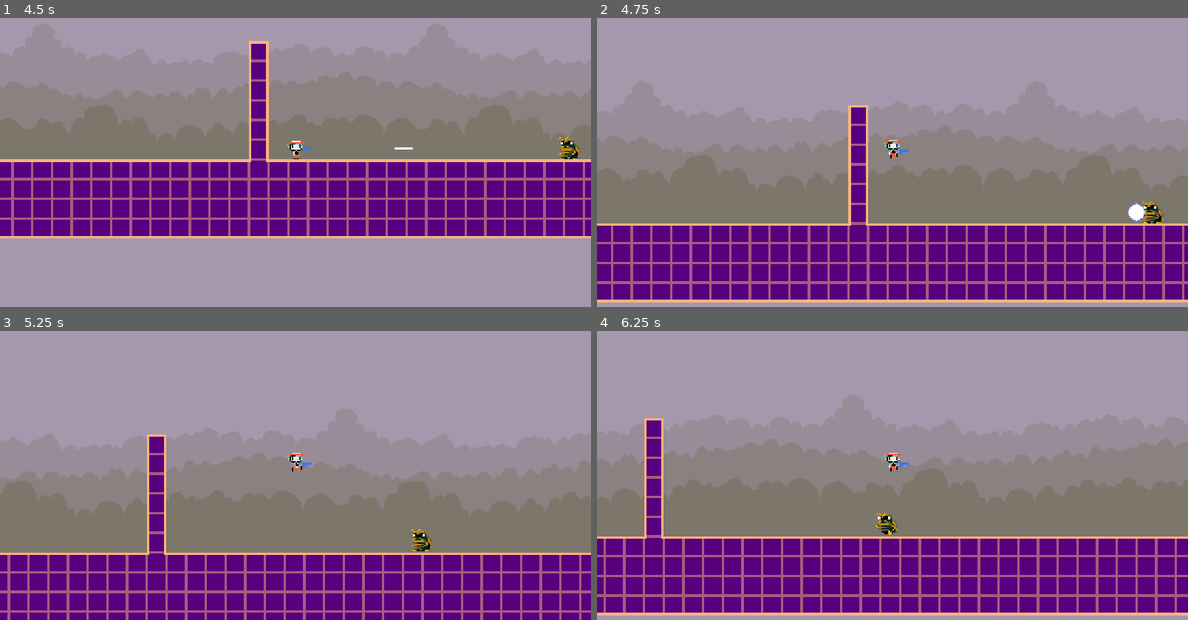
Above: before the commit, frames 1-4 (two rows, left to right).
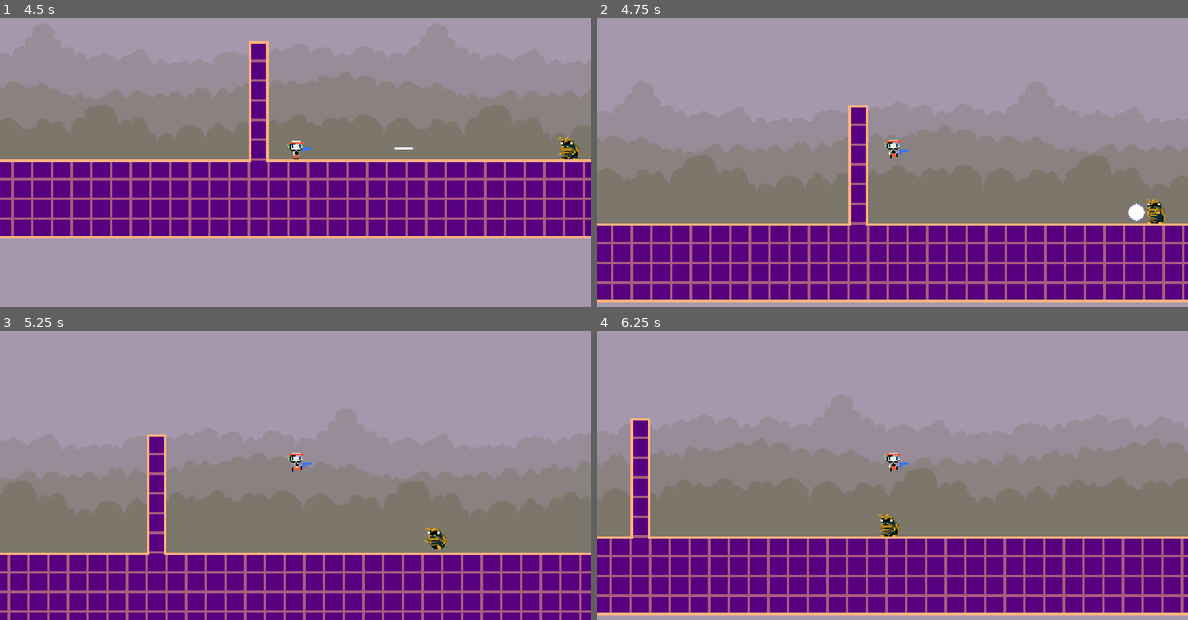
Above: after the commit, the same moments.

Repository: yashparab17/skyventure-revamped
Game: Godot game, scene res://scenes/areas/area_1.tscn
Same seed, same stepped clock (60 frames per second), same inputs: the game is played once before the commit and once after it.
Inputs:
- Up to frame 1 (4.5 s): hold D (move_right) 0.53-2.03 s; tap Z (shoot) every 0.75 s from 0.6 to 4.35 s; tap Space (jump) at 0.77, 1.52, 3.02, 3.77 s; hold A (move_left) 2.03-4.28 s; hold D (move_right) from 4.28 s (still down)
- Up to frame 2 (4.75 s): keep holding D (move_right); tap Space (jump) at 4.52 s
- Up to frame 3 (5.25 s): keep holding D (move_right); tap Z (shoot) at 5.1 s
- Up to frame 4 (6.25 s): keep holding D (move_right); tap Z (shoot) at 5.85 s; tap Space (jump) at 6.02 s

Frame 1 is identical in both runs. In frame 2, 0.2% of the frame differs, in the area x 92-97%, y 62-72%; in frame 3, 0.4%; in frame 4, 8.2%, in the area x 1-100%, y 30-98%.

Commit message:
For some goddamn reason, the roach broke. Fixed.

Diff:
--- a/scenes/enemies/roach.tscn
+++ b/scenes/enemies/roach.tscn
@@ -36,7 +36,6 @@
 
 [sub_resource type="Animation" id="Animation_kiuqo"]
 resource_name = "death"
-loop_mode = 1
 step = 0.1
 tracks/0/type = "value"
 tracks/0/imported = false
@@ -171,7 +170,6 @@
 [node name="HurtboxCollision" type="CollisionShape2D" parent="Hurtbox"]
 position = Vector2(0, -10)
 shape = SubResource("CapsuleShape2D_mfqj3")
-disabled = true
 debug_color = Color(0.991572, 0, 0.26379, 0.42)
 
 [connection signal="timeout" from="Timer" to="." method="_on_timer_timeout"]
